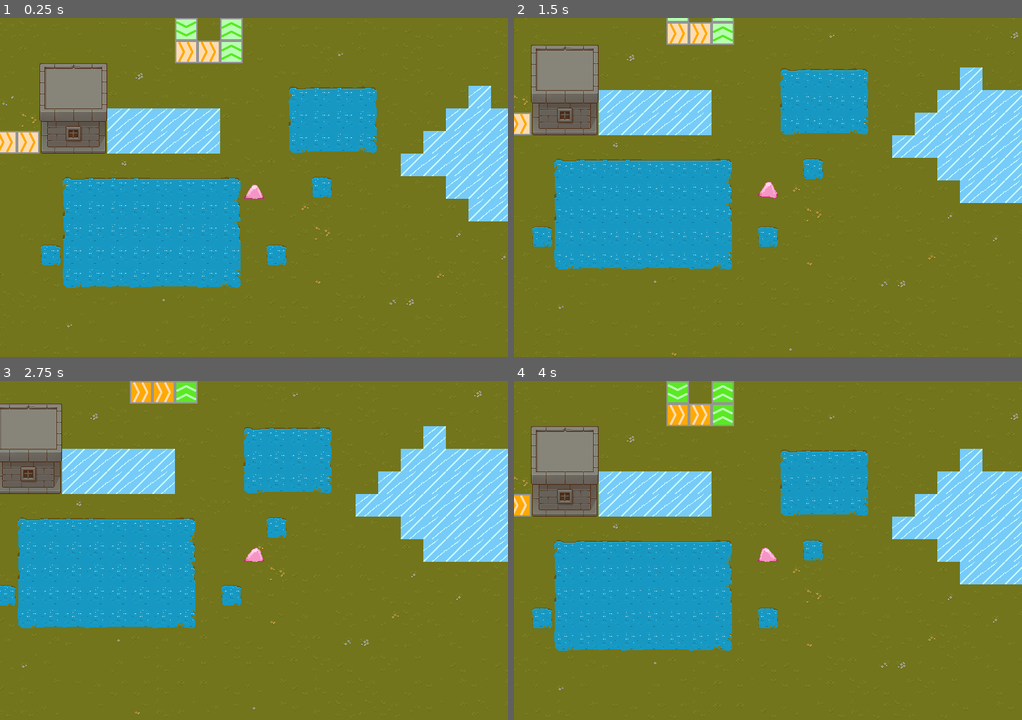
Above: before the commit, frames 1-4 (two rows, left to right).
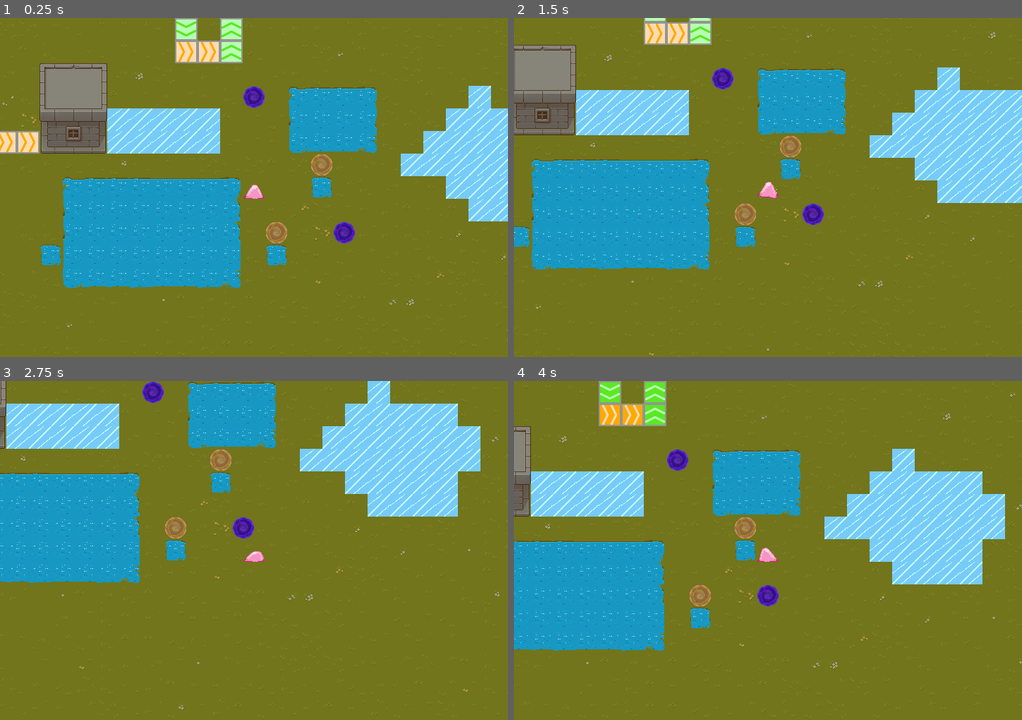
Above: after the commit, the same moments.

Repository: kp-04z/gelatinous-blobulous
Game: Godot game, scene res://world.tscn
The game is run twice, just before and just after one commit, with the same random seed, the same clock (stepped at 60 frames per second) and the same inputs.
Inputs:
- Up to frame 1 (0.25 s): no input
- Up to frame 2 (1.5 s): tap Enter at 0.5 s; hold Right (right) 0.53-1.28 s; hold Down (down) from 1.28 s (still down)
- Up to frame 3 (2.75 s): release Down (down) at 2.03 s; hold Right (right) from 2.03 s (still down)
- Up to frame 4 (4 s): release Right (right) at 2.78 s; hold Up (up) 2.78-3.53 s; hold Left (left) from 3.53 s (still down)

The runs differ from the first frame. In frame 1, 0.8% of the frame differs, in the area x 47-70%, y 20-67%; in frame 2, 13%; in frame 3, 35%, in the area x 0-100%, y 0-99%; in frame 4, 29%.

Commit message:
added teleportation
yeyeah

Diff:
--- a/player.gd
+++ b/player.gd
@@ -9,6 +9,7 @@
 var last_direction = "down"
 var sliding_on_ice: bool = false
 var is_colliding = false
+#var can_tp = true
 
 @onready var sprite = $Sprite2D
 @onready var ray = $RayCast2D
@@ -82,7 +83,7 @@
 
 	# Otherwise: player input
 	for direction in inputs.keys():
-		if Input.is_action_just_pressed(direction):
+		if Input.is_action_pressed(direction):
 			forced_direction = inputs[direction]
 			last_direction = direction
 
--- a/player.tscn
+++ b/player.tscn
@@ -288,7 +288,7 @@
 }],
 "loop": true,
 "name": &"move_down",
-"speed": 5.0
+"speed": 2.0
 }, {
 "frames": [{
 "duration": 1.0,
@@ -308,7 +308,7 @@
 }],
 "loop": true,
 "name": &"move_left",
-"speed": 5.0
+"speed": 2.0
 }, {
 "frames": [{
 "duration": 1.0,
@@ -328,7 +328,7 @@
 }],
 "loop": true,
 "name": &"move_right",
-"speed": 5.0
+"speed": 2.0
 }, {
 "frames": [{
 "duration": 1.0,
@@ -351,11 +351,11 @@
 }],
 "loop": true,
 "name": &"move_up",
-"speed": 5.0
+"speed": 2.0
 }]
 
 [sub_resource type="CircleShape2D" id="CircleShape2D_onrkg"]
-radius = 16.0312
+radius = 14.0
 
 [node name="Player" type="CharacterBody2D"]
 script = ExtResource("1_onrkg")
@@ -363,10 +363,12 @@
 [node name="Sprite2D" type="AnimatedSprite2D" parent="."]
 texture_filter = 1
 sprite_frames = SubResource("SpriteFrames_bfour")
-animation = &"idle_down"
+animation = &"move_left"
 autoplay = "idle_down"
+frame_progress = 0.781293
 
 [node name="CollisionShape2D" type="CollisionShape2D" parent="."]
+position = Vector2(0, 6)
 shape = SubResource("CircleShape2D_onrkg")
 
 [node name="RayCast2D" type="RayCast2D" parent="."]
--- a/world.tscn
+++ b/world.tscn
@@ -1,15 +1,17 @@
-[gd_scene load_steps=30 format=4 uid="uid://d22364yulu7ae"]
+[gd_scene load_steps=36 format=4 uid="uid://d22364yulu7ae"]
 
 [ext_resource type="Texture2D" uid="uid://dq3du1xt3tkp6" path="res://IMG_3222.PNG" id="1_036b0"]
 [ext_resource type="Texture2D" uid="uid://bhhg46tlf12jw" path="res://tilesets/TX Tileset Stone Ground.png" id="1_f3sb7"]
 [ext_resource type="Texture2D" uid="uid://brsufgje3oqbl" path="res://water.PNG" id="1_pkg7o"]
 [ext_resource type="Texture2D" uid="uid://ssyg1ihacij2" path="res://tilesets/TX Tileset Grass.png" id="1_tlwt5"]
 [ext_resource type="Texture2D" uid="uid://bya5u5uwfhqia" path="res://tilesets/conveyor_up.png" id="1_wse8f"]
+[ext_resource type="Texture2D" uid="uid://diy4bit1leu8l" path="res://portalend.PNG" id="2_70uel"]
 [ext_resource type="Texture2D" uid="uid://bmfmchffo2bij" path="res://tilesets/TX Tileset Wall.png" id="3_aqk2v"]
 [ext_resource type="PackedScene" uid="uid://c5womkqotgf6u" path="res://player.tscn" id="4_aqk2v"]
 [ext_resource type="Texture2D" uid="uid://bq3pblxmfdq3b" path="res://IMG_3223.PNG" id="6_gbfbk"]
 [ext_resource type="Texture2D" uid="uid://btvncw62omh3q" path="res://tilesets/ice.png" id="6_k3n1d"]
 [ext_resource type="Texture2D" uid="uid://k6pogg0i0v2" path="res://tilesets/conveyor_down.png" id="7_ic0uy"]
+[ext_resource type="Texture2D" uid="uid://c8s85ntjw3rt" path="res://portalsource.PNG" id="8_hiqwa"]
 [ext_resource type="Texture2D" uid="uid://ch833q37va3li" path="res://tilesets/conveyor_left.png" id="8_k3n1d"]
 [ext_resource type="Texture2D" uid="uid://df8s5av2hqgy2" path="res://tilesets/conveyor_right.png" id="9_2o6r5"]
 
@@ -24,6 +26,11 @@
 0:0/0 = 0
 0:0/0/physics_layer_0/polygon_0/points = PackedVector2Array(-16, -16, 16, -16, 16, 16, -16, 16)
 
+[sub_resource type="TileSetAtlasSource" id="TileSetAtlasSource_wukud"]
+texture = ExtResource("2_70uel")
+texture_region_size = Vector2i(32, 32)
+0:0/0 = 0
+
 [sub_resource type="TileSetAtlasSource" id="TileSetAtlasSource_2o6r5"]
 texture = ExtResource("7_ic0uy")
 texture_region_size = Vector2i(32, 32)
@@ -62,6 +69,11 @@
 
 [sub_resource type="TileSetAtlasSource" id="TileSetAtlasSource_bc84e"]
 texture = ExtResource("6_k3n1d")
+texture_region_size = Vector2i(32, 32)
+0:0/0 = 0
+
+[sub_resource type="TileSetAtlasSource" id="TileSetAtlasSource_il2jm"]
+texture = ExtResource("8_hiqwa")
 texture_region_size = Vector2i(32, 32)
 0:0/0 = 0
 
@@ -74,6 +86,8 @@
 sources/4 = SubResource("TileSetAtlasSource_cbp6q")
 sources/5 = SubResource("TileSetAtlasSource_26xuy")
 sources/6 = SubResource("TileSetAtlasSource_bc84e")
+sources/1 = SubResource("TileSetAtlasSource_wukud")
+sources/7 = SubResource("TileSetAtlasSource_il2jm")
 
 [sub_resource type="TileSetAtlasSource" id="TileSetAtlasSource_pkg7o"]
 texture = ExtResource("1_036b0")
@@ -543,6 +557,34 @@
 sources/8 = SubResource("TileSetAtlasSource_ikiii")
 sources/0 = SubResource("TileSetAtlasSource_pkg7o")
 
+[sub_resource type="GDScript" id="GDScript_k3n1d"]
+resource_name = "portal"
+script/source = "extends Area2D
+@export var landing_zone : Area2D
+
+# Called when the node enters the scene tree for the first time.
+func _ready() -> void:
+	pass # Replace with function body.
+
+
+# Called every frame. 'delta' is the elapsed time since the previous frame.
+func _process(delta: float) -> void:
+	pass
+
+
+
+func _on_body_entered(body: Node2D) -> void:
+	#if not body.can_tp == true : return
+	#body.can_tp = false
+	var tp_point = landing_zone.get_node(\"Marker2D\").global_position
+	body.global_position = tp_point
+	#await get_tree().create_timer(1.00).timeout
+	#body.can_tp = true
+"
+
+[sub_resource type="RectangleShape2D" id="RectangleShape2D_2o6r5"]
+size = Vector2(30, 30)
+
 [node name="World" type="Node2D"]
 
 [node name="Terrain" type="Node2D" parent="."]
@@ -587,5 +629,48 @@
 tile_map_data = PackedByteArray("AAAMAAgABgAAAAAAAAAMAAcABgAAAAAAAAANAAcABgAAAAAAAAAOAAcABgAAAAAAAAAPAAcABgAAAAAAAAAQAA …(560 unchanged characters)…
 tile_set = SubResource("TileSet_wse8f")
 
+[node name="portals" type="TileMapLayer" parent="Terrain"]
+texture_filter = 1
+tile_map_data = PackedByteArray("AAARAAIAAwAAAAAAAAAQAAIAAwAAAAAAAAAWAAwABwAAAAAAAAASAAYABwAAAAAAAAATAAwAAQAAAAAAAAAVAAkAAQAAAAAAAAA=")
+tile_set = SubResource("TileSet_wse8f")
+
+[node name="Portal" type="Area2D" parent="Terrain" node_paths=PackedStringArray("landing_zone")]
+position = Vector2(566, 284)
+collision_layer = 2
+script = SubResource("GDScript_k3n1d")
+landing_zone = NodePath("../Portal2")
+
+[node name="MeshInstance2D" type="MeshInstance2D" parent="Terrain/Portal"]
+position = Vector2(153.875, 115.875)
+scale = Vector2(32.25, 32.25)
+
+[node name="CollisionShape2D" type="CollisionShape2D" parent="Terrain/Portal"]
+position = Vector2(154, 116)
+shape = SubResource("RectangleShape2D_2o6r5")
+
+[node name="Marker2D" type="Marker2D" parent="Terrain/Portal"]
+position = Vector2(122, 20)
+
+[node name="Portal2" type="Area2D" parent="Terrain" node_paths=PackedStringArray("landing_zone")]
+position = Vector2(438, 92)
+collision_layer = 2
+script = SubResource("GDScript_k3n1d")
+landing_zone = NodePath("../Portal")
+
+[node name="MeshInstance2D" type="MeshInstance2D" parent="Terrain/Portal2"]
+position = Vector2(153.875, 115.875)
+scale = Vector2(32.25, 32.25)
+
+[node name="CollisionShape2D" type="CollisionShape2D" parent="Terrain/Portal2"]
+position = Vector2(154, 116)
+shape = SubResource("RectangleShape2D_2o6r5")
+
+[node name="Marker2D" type="Marker2D" parent="Terrain/Portal2"]
+position = Vector2(186, 309)
+
 [node name="Player" parent="Terrain" instance=ExtResource("4_aqk2v")]
 position = Vector2(576, 324)
+collision_mask = 2
+
+[connection signal="body_entered" from="Terrain/Portal" to="Terrain/Portal" method="_on_body_entered"]
+[connection signal="body_entered" from="Terrain/Portal2" to="Terrain/Portal2" method="_on_body_entered"]
Binary file added: portalend.PNG
Not shown, added: portalend.PNG.import
Binary file added: portalsource.PNG
Not shown, added: portalsource.PNG.import
